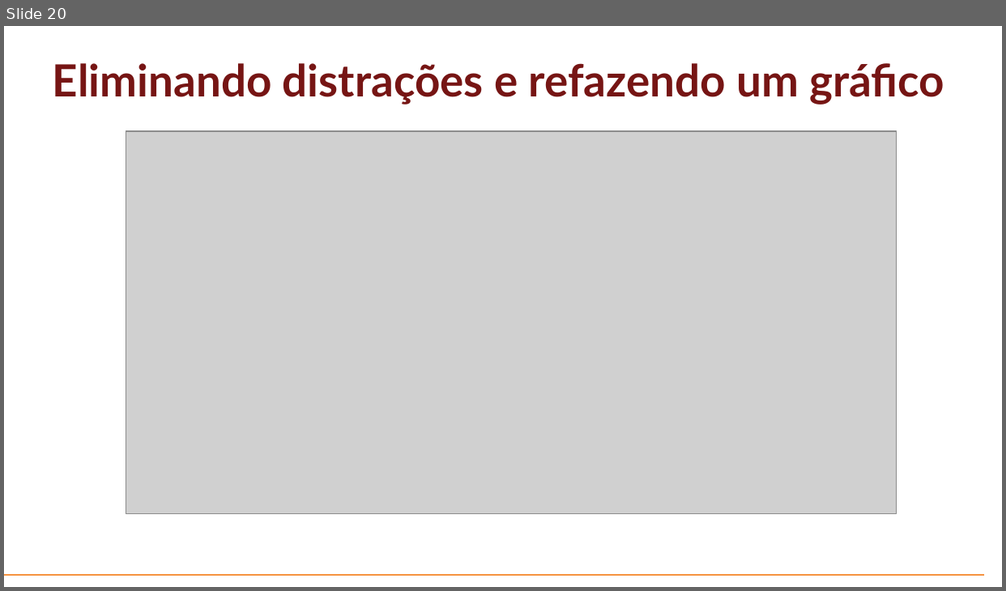
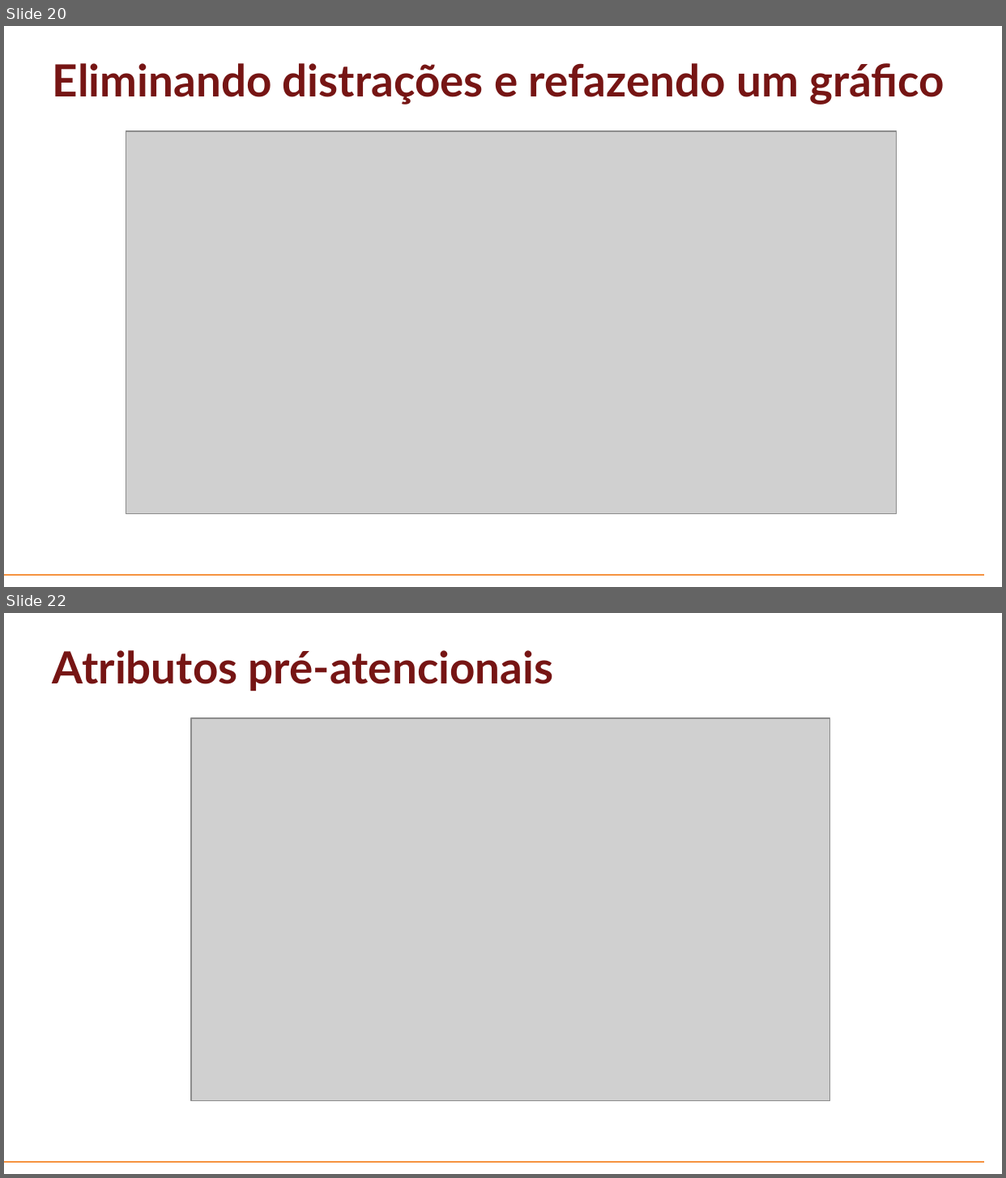
Before and after one commit to mikael04/aulas-profortec-datavis, a slide deck: Aulas/Aula-02-Proj-Vis-Dados.pptx. Shown one above the other, each under a label of ours: slide 20 before the commit, slides 20 and 22 after it; the slides between them are not shown. The pictures are 1006x591 and 1006x1178 pixels, drawn with LibreOffice and Linux fonts; fonts in the diff are those of the drawing; grey boxes stand for pictures; background and template pictures are left out. Boxes give left, top, right and bottom in pixels: in the first picture for what was removed or moved away, otherwise in the second. Text is boxed around its words. In the diff, an @@ line names an element or a change of style, - is before the commit and + after.

```diff
--- a/Aulas/Aula-02-Proj-Vis-Dados.pptx
+++ b/Aulas/Aula-02-Proj-Vis-Dados.pptx
@@ slide 22 added at box(4, 613, 1002, 1174), background #FFFFFF; not listed: 1 template element that a slide beside it also shows @@
@@ title added at box(53, 650, 554, 692), 32 pt, text #761514, bold @@
+Atributos pré-atencionais
@@ picture added at box(192, 719, 830, 1101) @@
```
Also in this commit, not shown: 5 other slides added, 3 slides removed, 2 other files.
